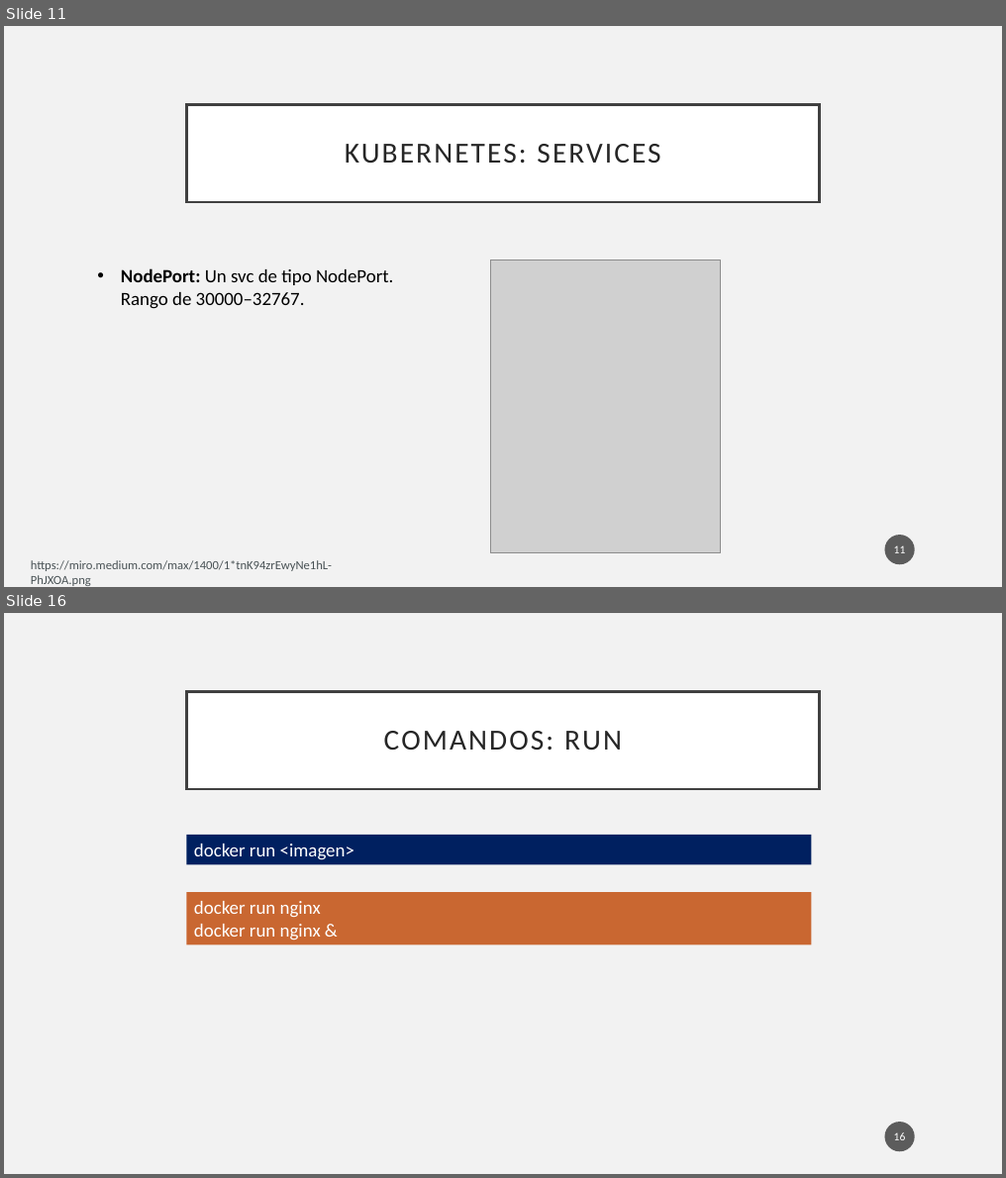
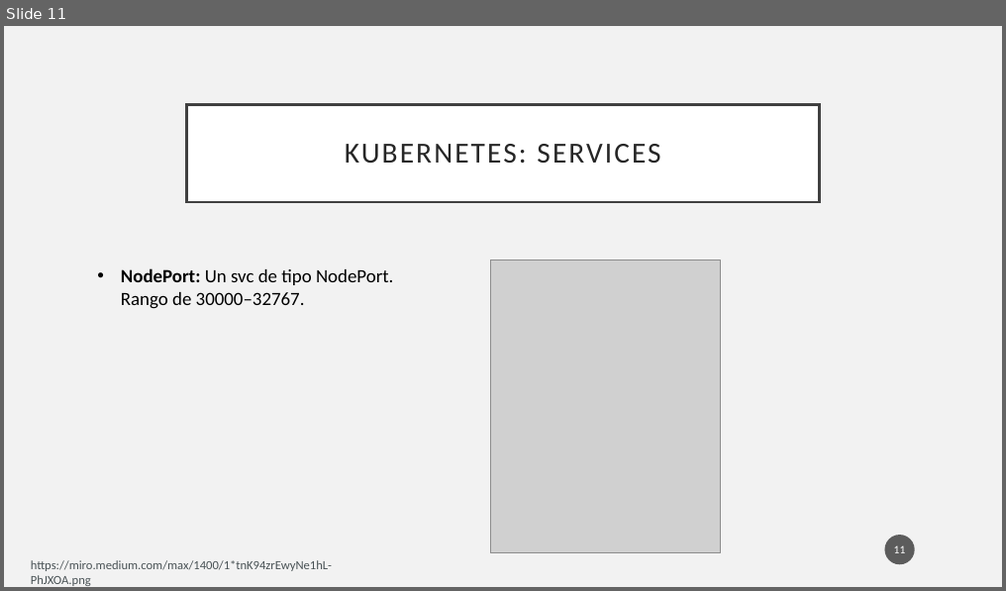
Before and after one commit to pablodevrzmz/python-docker-k8s-workshop, a slide deck: week 3/week_3.pptx. Shown one above the other, each under a label of ours: slides 11 and 16 before the commit, slide 11 after it; the slides between them are not shown. The pictures are 1006x1178 and 1006x591 pixels, drawn with LibreOffice and Linux fonts; fonts in the diff are those of the drawing; grey boxes stand for pictures. Boxes give left, top, right and bottom in pixels: in the first picture for what was removed or moved away, otherwise in the second. Text is boxed around its words. In the diff, an @@ line names an element or a change of style, - is before the commit and + after.

```diff
--- a/week 3/week_3.pptx
+++ b/week 3/week_3.pptx
@@ slide 16 removed at [4,613,1002,1174], background #F2F2F2 @@
@@ title removed at [187,691,819,789] @@
-COMANDOS: RUN
@@ rectangle removed at [187,835,811,864] @@
-docker run <imagen>
@@ rectangle removed at [187,892,811,946] @@
-docker run nginx
-docker run nginx &
@@ page number removed at [885,1122,915,1152] @@
-16
```
Also in this commit, not shown: 13 slides added, 26 other slides removed, 13 other files.
